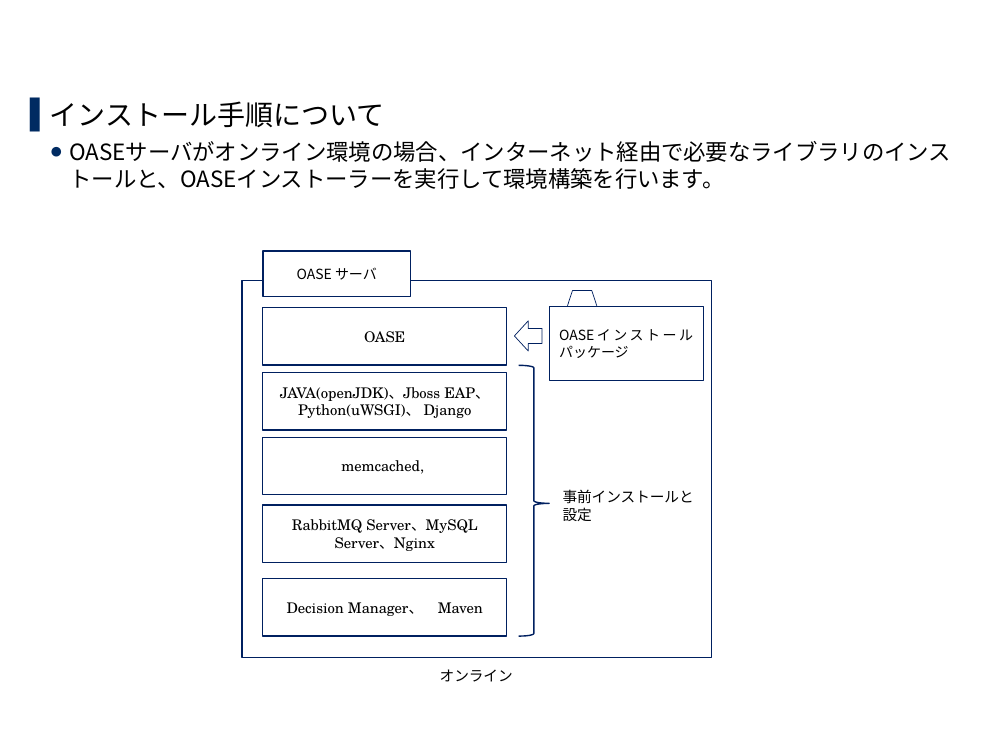
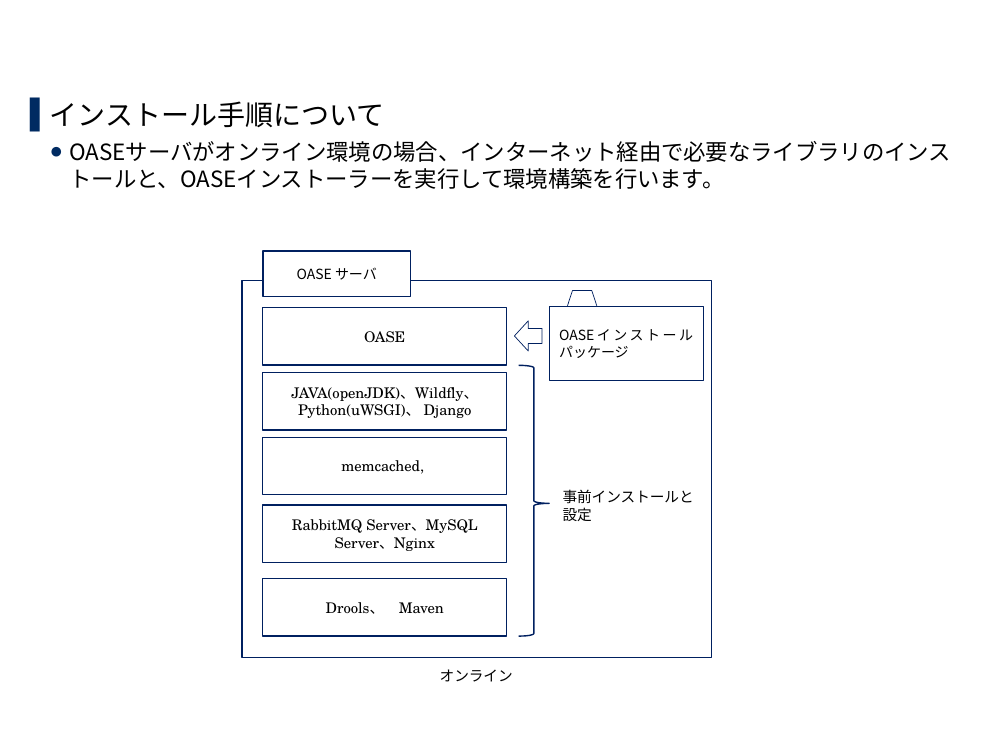
Before and after one commit to exastro-suite/oase-docs, a slide deck: slide 8 of asset/Learn_ja/OASE-online-install_ja.pptx (slide 9 before the commit). Drawn at 1008x756 pixels with LibreOffice and Linux fonts; fonts in the diff are those of the drawing; background and template pictures are left out. Boxes give left, top, right and bottom in pixels: in the first picture for what was removed or moved away, otherwise in the second. Text is boxed around its words. In the diff, an @@ line names an element or a change of style, - is before the commit and + after.

```diff
--- a/asset/Learn_ja/OASE-online-install_ja.pptx
+++ b/asset/Learn_ja/OASE-online-install_ja.pptx
@@ text in rectangle at bbox=[291, 387, 478, 401]: text changed @@
-JAVA(openJDK)、Jboss EAP、
+JAVA(openJDK)、Wildfly、
@@ text in rectangle at bbox=[326, 602, 444, 614]: text changed @@
-Decision Manager、 Maven
+Drools、 Maven
```
Also in this commit, not shown: 15 other slides changed, 2 slides removed, 1 other file.
